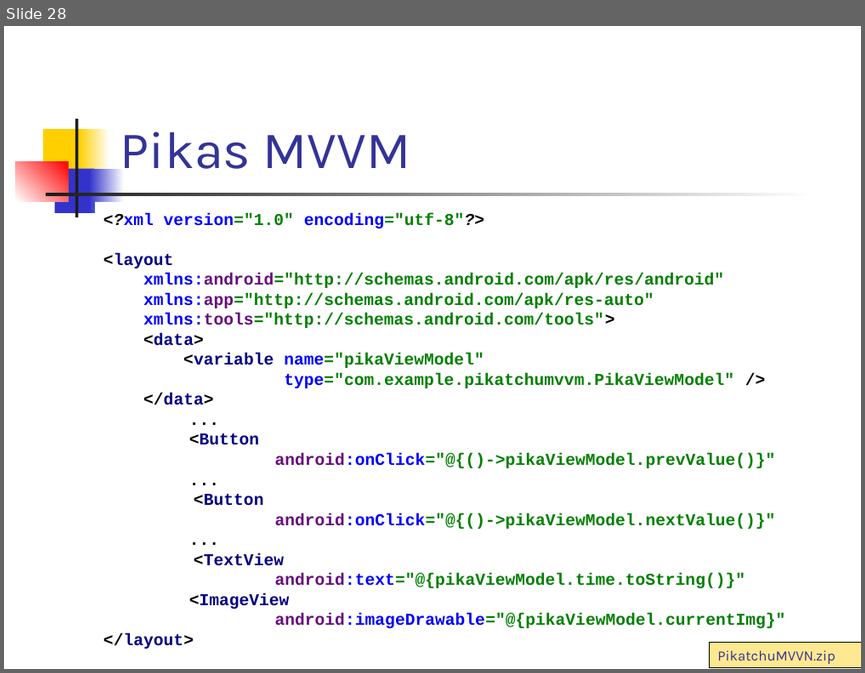
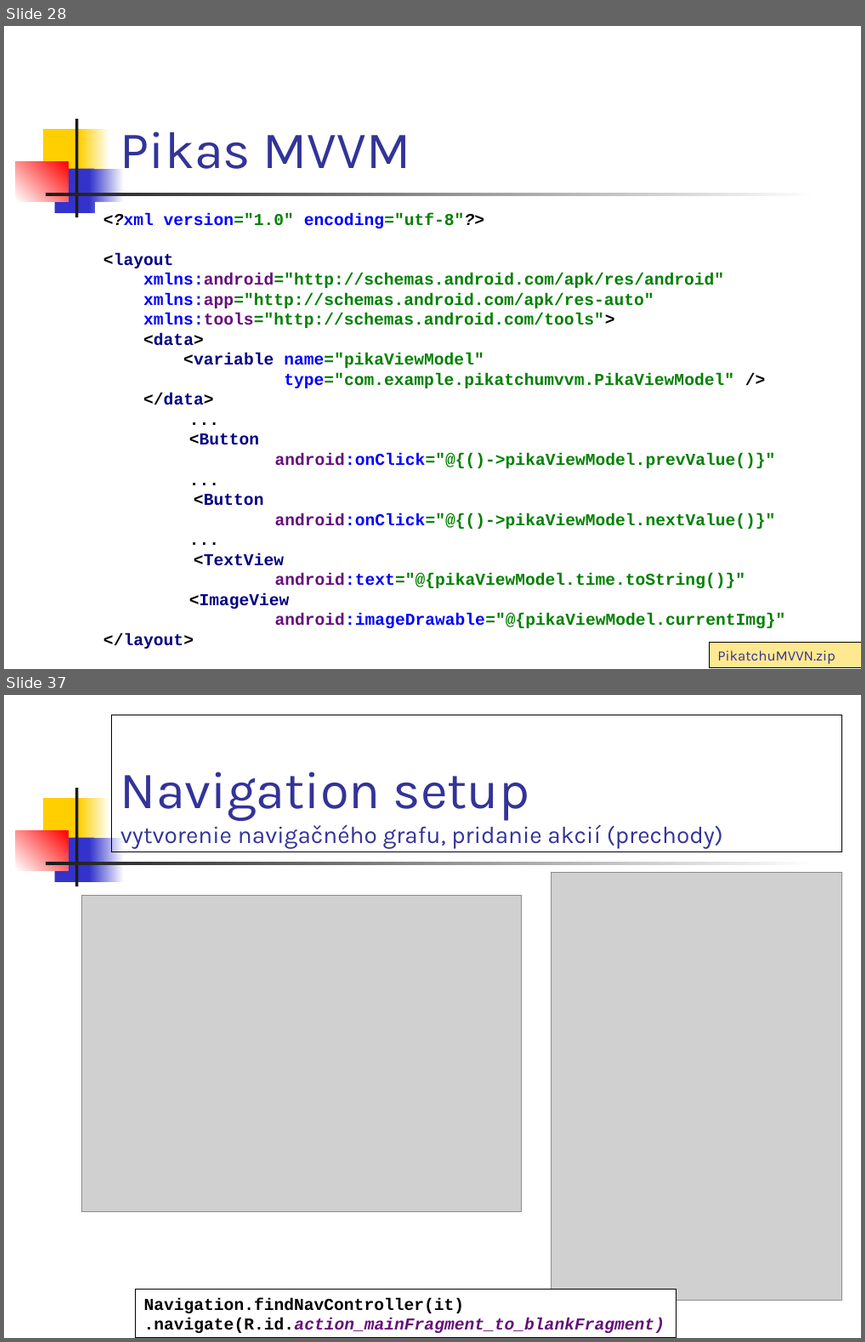
Before and after one commit to vmandro/Prednasky, a slide deck: 07/07_Android.ppt. Shown one above the other, each under a label of ours: slide 28 before the commit, slides 28 and 37 after it; the slides between them are not shown. The pictures are 865x673 and 865x1342 pixels, drawn with LibreOffice and Linux fonts; fonts in the diff are those of the drawing; grey boxes stand for pictures. Boxes give left, top, right and bottom in pixels: in the first picture for what was removed or moved away, otherwise in the second. Text is boxed around its words. In the diff, an @@ line names an element or a change of style, - is before the commit and + after.

```diff
--- a/07/07_Android.ppt
+++ b/07/07_Android.ppt
@@ slide 37 added at (x1=4, y1=695, x2=861, y2=1338), background #FFFFFF; not listed: 7 template elements that a slide beside it also shows @@
@@ rectangle added at (x1=4, y1=703, x2=21, y2=737), fill #FFFFFF @@
@@ rectangle added at (x1=4, y1=699, x2=21, y2=733), fill #FFFFFF @@
@@ title added at (x1=112, y1=715, x2=842, y2=851), outline #000000 0.74 pt, 20 pt, text #333399 @@
+Navigation setup
+vytvorenie navigačného grafu, pridanie akcií (prechody)
@@ picture added at (x1=551, y1=873, x2=843, y2=1300) @@
@@ picture added at (x1=81, y1=895, x2=522, y2=1211) @@
@@ rectangle added at (x1=135, y1=1289, x2=676, y2=1338), fill #FFFFFF, outline #000000 0.74 pt, 14 pt, text #000000, bold @@
+Navigation.findNavController(it)
+.navigate(R.id.action_mainFragment_to_blankFragment)
```
Also in this commit, not shown: 1 slide changed, 10 other slides added, 1 slide removed, 1 other file.
